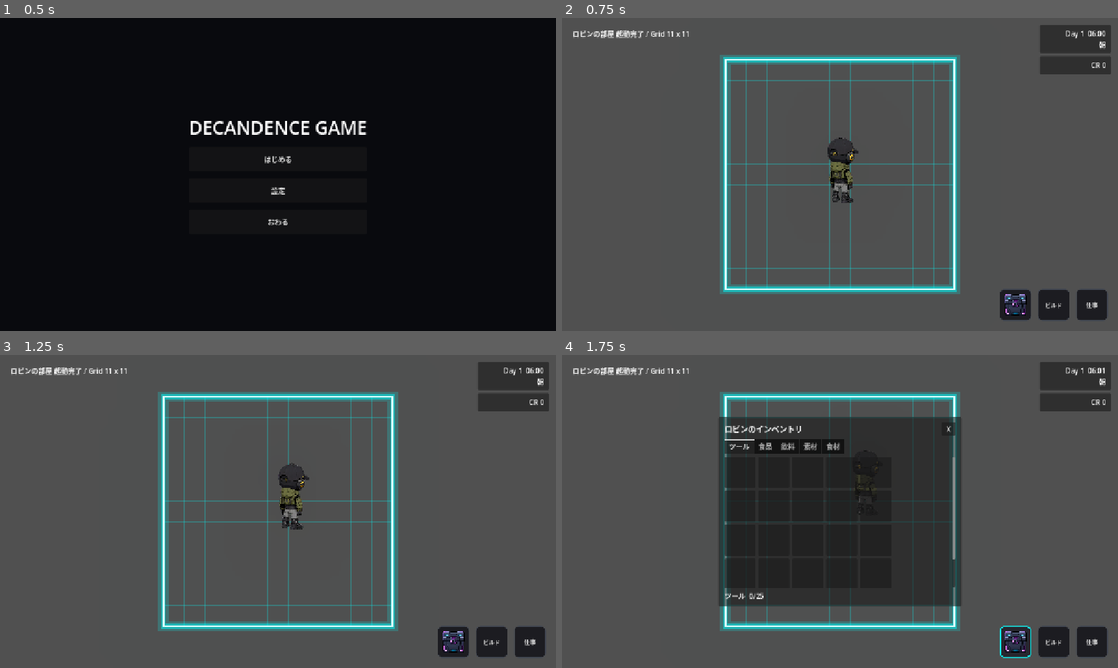
Above: before the commit, frames 1-4 (two rows, left to right).
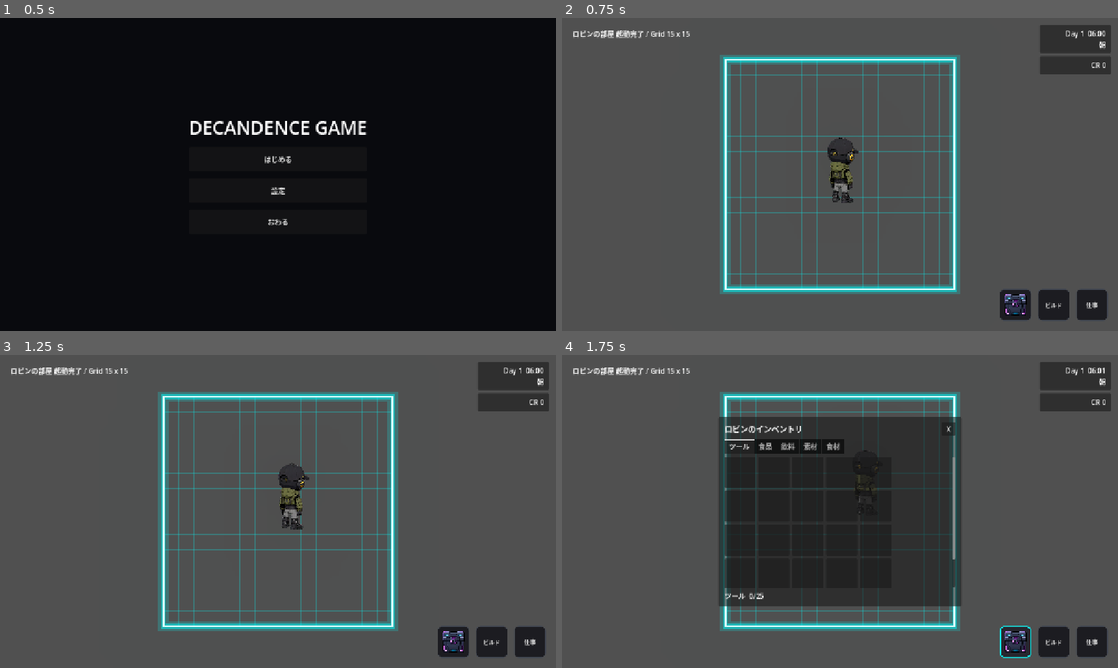
Above: after the commit, the same moments.

Repository: grimoire1089-coder/optimistic
Game: Godot game, scene res://Scenes/Boot/TitleScene.tscn
Two runs of this game, one before a commit and one after it. Both use one fixed random seed, a clock stepped at 60 frames per second and the inputs below.
Inputs (mouse positions are in pixels of both pictures, inside the frame that each line leads up to):
- Up to frame 1 (0.5 s): no input
- Up to frame 2 (0.75 s): click "はじめる" at 0.5 s
- Up to frame 3 (1.25 s): no input
- Up to frame 4 (1.75 s): click (1017, 642) at 1.25 s

Frame 1 is identical in both runs. In frame 2, 4.0% of the frame differs, in the area x 19-71%, y 4-86%; in frame 3, 3.9%; in frame 4, 0.8%.

Commit message:
Set Robin room grid to 15x15

Diff:
--- a/Scenes/Main/MainScene.tscn
+++ b/Scenes/Main/MainScene.tscn
@@ -30,6 +30,8 @@
 script = ExtResource("11_room_map_grid")
 map_display_name = "ロビンの部屋"
 cell_size = Vector2(48, 48)
+fixed_grid_size = Vector2i(15, 15)
+fit_cell_size_to_visual_rect = true
 show_grid = true
 show_neon_frame = false
 
